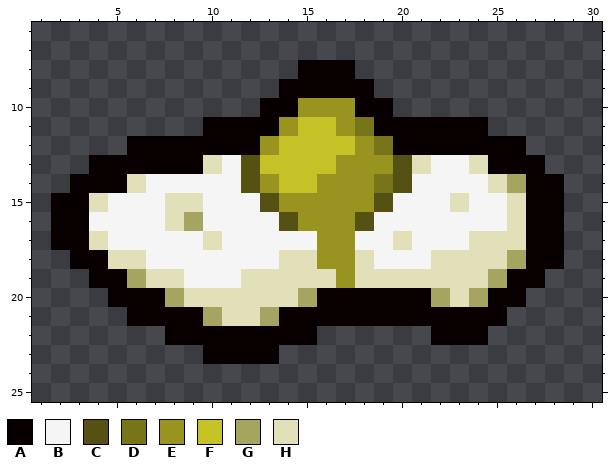
Two states of a pixel-art sprite, resources/gfx/items/collectibles/brunch.png. The picture above is the old version.
The file is 32x32 pixels. Shown: x 1..30, y 6..25.
Palette (. is transparent): A #080000  B #f5f5f5  C #545112  D #777419  E #999420  F #c5c228  G #a5a461  H #e1e0b9
Pixels before, first column x 2:
 8 .............AAA...........
 9 ............AAAAA..........
10 ...........AAEEEAA.........
11 ........AAAAEFFEDAAAAAA....
12 ....AAAAAAAEFFFFEDAAAAAAA..
13 ..AAAAAAHBCFFFFEEECHBBHAAA.
14 .AAAHBBBBBCEFFEEEDCBBBBHGAA
15 AAHBBBHHBBBCEEEEECBBBHBBHAA
16 AABBBBHGBBBBCEEECBBBBBBBHAA
17 AAHBBBBBHBBBBBEEBBHBBBHHHAA
18 .AAHHBBBBBBBHHEEHBBBHHHHGAA
19 ..AAGHHBBBHHHHHEHHHHHHHGAA.
20 ...AAAGHHHHHHGAAAAAAGHGAA..
21 ....AAAAGHHGAAAAAAAAAAAA...
22 ......AAAAAAAA......AAA....
23 ........AAAA...............
And afterwards:
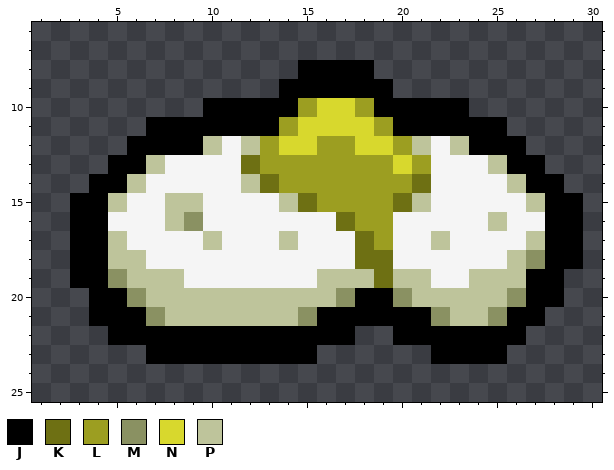
Colours new in this view: J #000000  K #6e7013  L #9c9e21  M #8a9162  N #d8d82d  P #bec49b
Change:
y 8: x 15..18 AAA. -> JJJJ
y 9: x 14..19 AAAAA. -> JJJJJJ
y 10: x 10..23 ...AAEEEAA.... -> JJJJJLNNLJJJJJ
y 11: x 7..25 ...AAAAEFFEDAAAAAA. -> JJJJJJJLNNNNLJJJJJJ
y 12: x 6..26 AAAAAAAEFFFFEDAAAAAAA -> JJJJPBPLNNLLNNLPBPJJJ
y 13: x 4..10 AAAAAAH -> .JJPBBB; x 12..21 CFFFFEEECH -> KLLLLLLLNL; x 24..27 HAAA -> BPJJ
y 14: x 3..6 AAAH -> .JJP; x 12..21 CEFFEEEDCB -> PKLLLLLLLK; x 25..28 HGAA -> BPJJ
y 15: x 2..5 AAHB -> .JJP; x 8..9 HH -> PP; x 13..21 CEEEEECBB -> BPKLLLLKP; x 23 H -> B; x 26..29 HAA. -> BPJJ
y 16: x 2..4 AAB -> .JJ; x 8..9 HG -> PM; x 14..19 CEEECB -> BBBKLL; x 25..29 BHAA. -> PBBJJ
y 17: x 2..5 AAHB -> .JJP; x 10 H -> P; x 14 B -> P; x 16..20 EEBBH -> BBKLB; x 22 B -> P; x 24..29 HHHAA. -> BBBPJJ
y 18: x 3..6 AAHH -> JJPP; x 14..19 HHEEHB -> BBBBKK; x 22..29 HHHHGAA. -> BBBBPMJJ
y 19: x 3..8 .AAGHH -> JJMPPP; x 12..28 HHHHHEHHHHHHHGAA. -> BBBBPPPKPPBBPPPJJ
y 20: x 4..28 .AAAGHHHHHHGAAAAAAGHGAA.. -> JJMPPPPPPPPPPMJJMPPPPPMJJ
y 21: x 4..27 ..AAAAGHHGAAAAAAAAAAAA.. -> JJJMPPPPPPPMJJJJJJMPPMJJ
y 22: x 5..17 ...AAAAAAAA.. -> JJJJJJJJJJJJJ; x 20..26 ..AAA.. -> JJJJJJJ
y 23: x 7..15 ...AAAA.. -> JJJJJJJJJ; x 22..25 .... -> JJJJ
Boxes around the changes in both pictures, in picture pixels (x1, y1, x2, y2):
changed: (51, 60, 583, 364)
